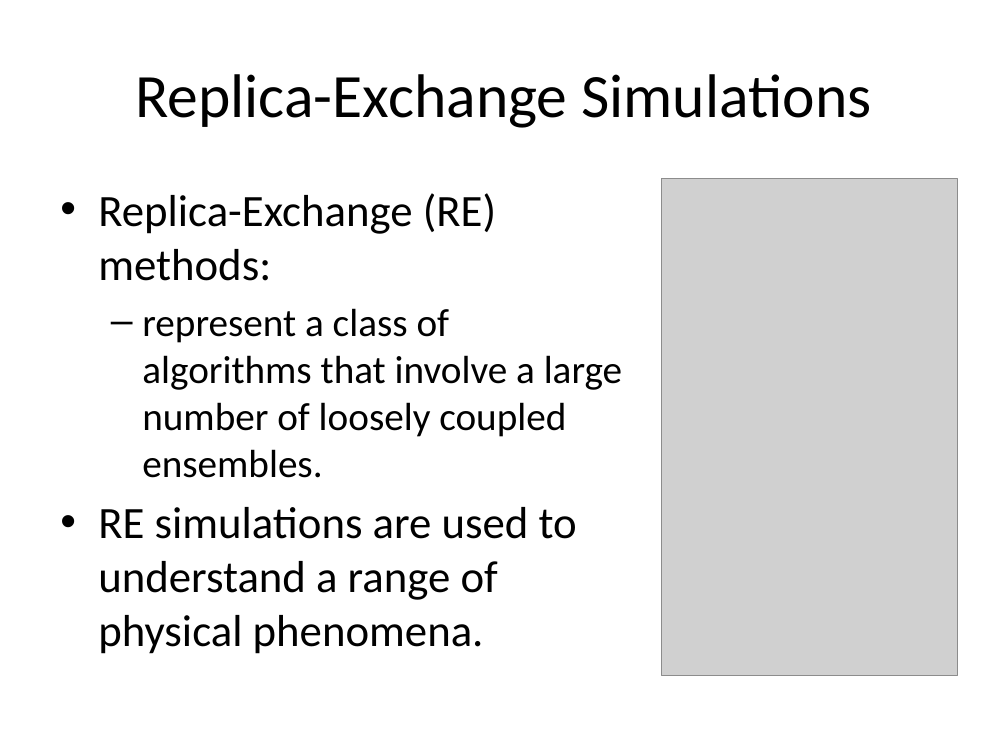
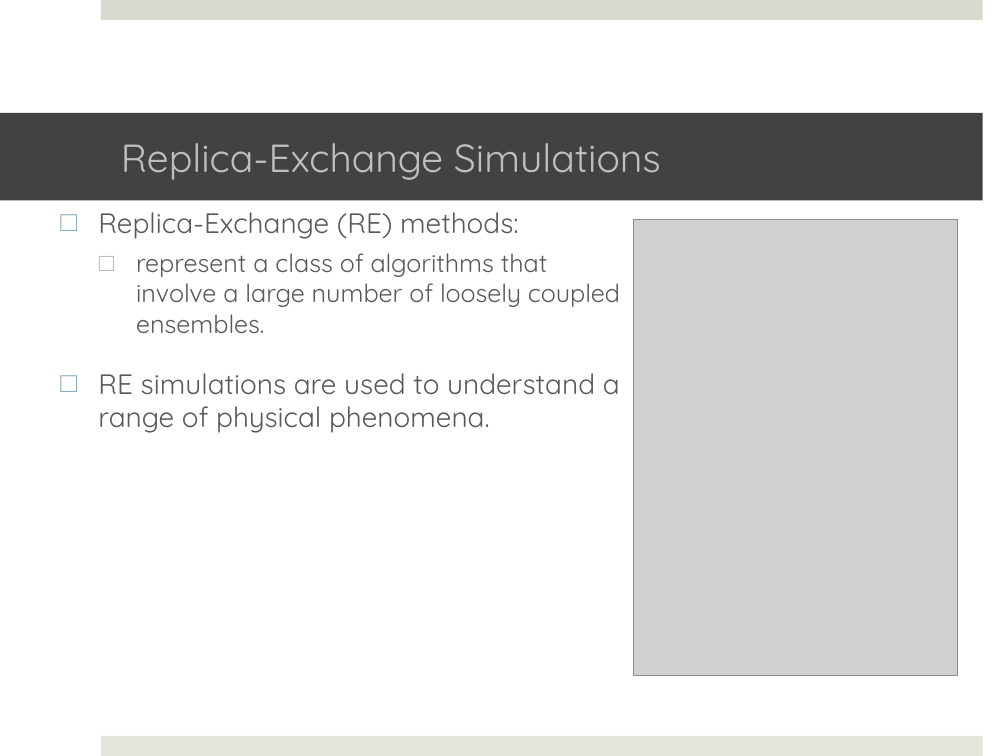
Before and after one commit to saga-project/saga-cpp-legacy-projects, a slide deck: slide 2 of papers/async-re/data/RE.pptx. Drawn at 1008x756 pixels with LibreOffice and Linux fonts; fonts in the diff are those of the drawing; grey boxes stand for pictures; background and template pictures are left out. Boxes give left, top, right and bottom in pixels: in the first picture for what was removed or moved away, otherwise in the second. Text is boxed around its words. In the diff, an @@ line names an element or a change of style, - is before the commit and + after.

```diff
--- a/papers/async-re/data/RE.pptx
+++ b/papers/async-re/data/RE.pptx
@@ rectangle added at <box>101,0,983,20</box>, fill #D6D9CD @@
@@ title "Replica-Exchange Simulations": place and size @@
-title "Replica-Exchange Simulations" at <box>135,74,871,128</box>
+title "Replica-Exchange Simulations" at <box>0,113,983,201</box>
@@ title "Replica-Exchange Simulations" at <box>0,113,983,201</box>: size 44 to 28 pt, font Calibri to Quicksand, text colour #000000 to #BFBFBF; alignment centre to left; fill none to #424242 @@
@@ text "Replica-Exchange (RE) methods:": place and size @@
-text "Replica-Exchange (RE) methods:" at <box>98,193,622,654</box>
+text "Replica-Exchange (RE) methods:" at <box>98,212,620,433</box>
@@ text "Replica-Exchange (RE) methods:" at <box>98,212,620,433</box>: size 32 to 20 pt in "Replica-Exchange (RE) methods:", "RE simulations are used to understand a ..."; font Calibri to Quicksand, text colour #000000 to #595959; size 28 to 18 pt in "represent a class of algorithms that involve ..."; bullet • to □; more space between paragraphs; bullet – to □ @@
@@ picture: place and size @@
-picture at <box>661,178,958,675</box>
+picture at <box>633,219,958,675</box>
@@ rectangle added at <box>101,736,983,756</box>, fill #E4E6DE @@
```
Also in this commit, not shown: 20 other slides changed, 2 slides added, 3 slides removed.
